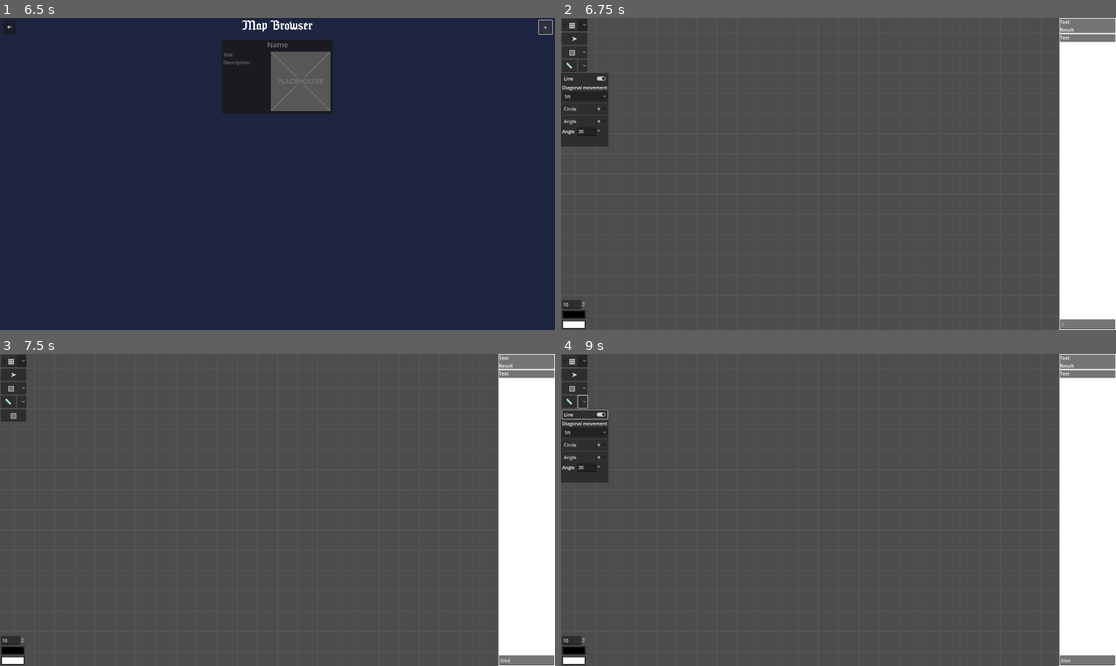
Above: before the commit, frames 1-4 (two rows, left to right).
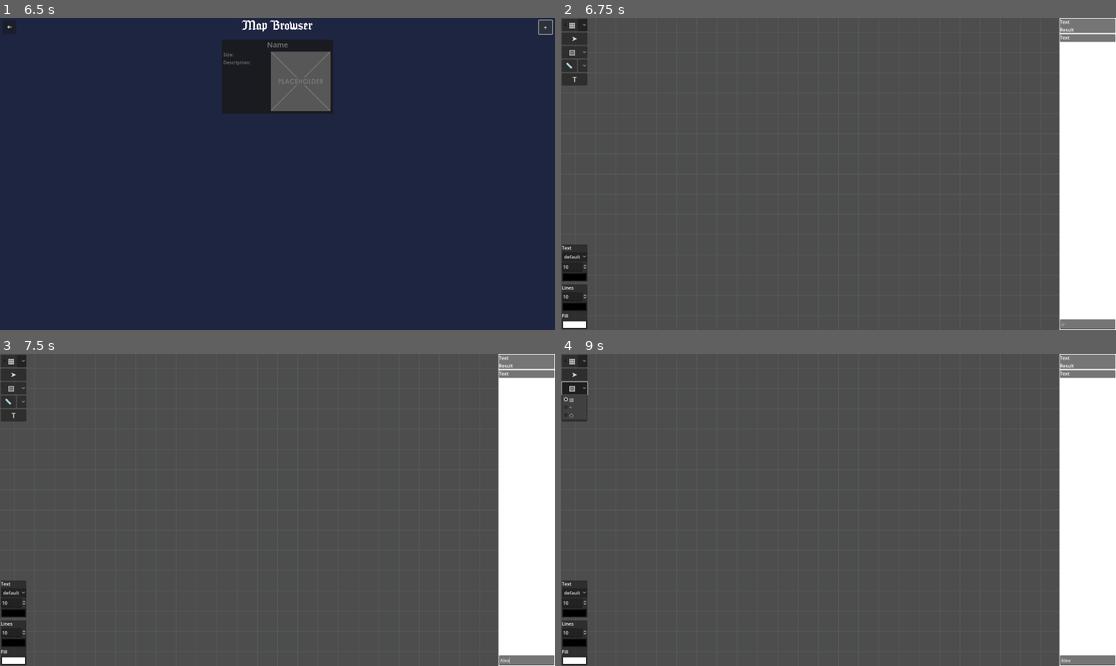
Above: after the commit, the same moments.

Repository: Khazlor/Open-VTT
Game: Godot game, scene res://scenes/main_menu.tscn
Same seed, same stepped clock (60 frames per second), same inputs: the game is played once before the commit and once after it.
Inputs (mouse positions are in pixels of both pictures, inside the frame that each line leads up to):
- Up to frame 1 (6.5 s): click "Campaigns" at 0.5 s; click "➔" at 1.25 s; click "Maps" at 2 s; click "Characters" at 2.75 s; click "Monsters" at 3.5 s; click "O" at 4.25 s; click "Campaigns" at 5 s; click "+" at 5.75 s
- Up to frame 2 (6.75 s): click (838, 77) at 6.5 s
- Up to frame 3 (7.5 s): click (527, 659) at 7.27 s; type "Alex" at 7.35 s
- Up to frame 4 (9 s): click (583, 400) at 8 s; click "▧" at 8.75 s

Frame 1 is identical in both runs. In frame 2, 2.7% of the frame differs, in the area x 0-9%, y 17-100%; in frame 3, 1.0%; in frame 4, 2.8%, in the area x 0-9%, y 8-100%.

Commit message:
basic text input and edit

Diff:
--- a/Godot/UI/map_tools.tscn
+++ b/Godot/UI/map_tools.tscn
@@ -120,7 +120,6 @@
 title = "Snap Settings"
 position = Vector2i(0, 190)
 size = Vector2i(165, 254)
-visible = true
 
 [node name="VBoxContainer" type="VBoxContainer" parent="MarginContainer/VBoxContainer/MeasurePopupPanel"]
 offset_left = 4.0
@@ -181,40 +180,89 @@
 layout_mode = 2
 text = "°"
 
-[node name="Button3" type="Button" parent="MarginContainer/VBoxContainer"]
-layout_mode = 2
-size_flags_horizontal = 3
-size_flags_vertical = 0
-mouse_filter = 1
-theme_override_font_sizes/font_size = 25
-text = "▧"
-
-[node name="MarginContainer2" type="MarginContainer" parent="."]
+[node name="Text" type="Button" parent="MarginContainer/VBoxContainer"]
+layout_mode = 2
+size_flags_horizontal = 3
+size_flags_vertical = 0
+mouse_filter = 1
+theme_override_font_sizes/font_size = 25
+text = "T"
+
+[node name="VBoxContainer" type="VBoxContainer" parent="."]
 layout_mode = 1
 anchors_preset = 2
 anchor_top = 1.0
 anchor_bottom = 1.0
-offset_top = -107.0
-offset_right = 89.0
+offset_top = -40.0
+offset_right = 40.0
 grow_vertical = 0
+
+[node name="TextOptions" type="MarginContainer" parent="VBoxContainer"]
+layout_mode = 2
+size_flags_vertical = 3
 theme_override_constants/margin_left = 3
 theme_override_constants/margin_top = 3
 theme_override_constants/margin_right = 3
 theme_override_constants/margin_bottom = 3
 
-[node name="VBoxContainer" type="VBoxContainer" parent="MarginContainer2"]
-layout_mode = 2
-size_flags_horizontal = 3
-
-[node name="SpinBox" type="SpinBox" parent="MarginContainer2/VBoxContainer"]
+[node name="Panel" type="PanelContainer" parent="VBoxContainer/TextOptions"]
+layout_mode = 2
+
+[node name="VBoxContainer" type="VBoxContainer" parent="VBoxContainer/TextOptions/Panel"]
+layout_mode = 2
+size_flags_horizontal = 3
+
+[node name="Text" type="Label" parent="VBoxContainer/TextOptions/Panel/VBoxContainer"]
+layout_mode = 2
+text = "Text"
+
+[node name="FontOptionButton" type="OptionButton" parent="VBoxContainer/TextOptions/Panel/VBoxContainer"]
+layout_mode = 2
+item_count = 1
+selected = 0
+popup/item_0/text = "default"
+popup/item_0/id = 0
+
+[node name="FontSizeSpinBox" type="SpinBox" parent="VBoxContainer/TextOptions/Panel/VBoxContainer"]
 layout_mode = 2
 value = 10.0
 
-[node name="ColorPickerButton" type="ColorPickerButton" parent="MarginContainer2/VBoxContainer"]
+[node name="FontColorPickerButton" type="ColorPickerButton" parent="VBoxContainer/TextOptions/Panel/VBoxContainer"]
 layout_mode = 2
 text = "C1"
 
-[node name="ColorPickerButton2" type="ColorPickerButton" parent="MarginContainer2/VBoxContainer"]
+[node name="LineOptions" type="MarginContainer" parent="VBoxContainer"]
+layout_mode = 2
+size_flags_vertical = 3
+theme_override_constants/margin_left = 3
+theme_override_constants/margin_top = 3
+theme_override_constants/margin_right = 3
+theme_override_constants/margin_bottom = 3
+
+[node name="Panel" type="PanelContainer" parent="VBoxContainer/LineOptions"]
+layout_mode = 2
+
+[node name="VBoxContainer" type="VBoxContainer" parent="VBoxContainer/LineOptions/Panel"]
+layout_mode = 2
+size_flags_horizontal = 3
+
+[node name="LinesLabel" type="Label" parent="VBoxContainer/LineOptions/Panel/VBoxContainer"]
+layout_mode = 2
+text = "Lines"
+
+[node name="LineSpinBox" type="SpinBox" parent="VBoxContainer/LineOptions/Panel/VBoxContainer"]
+layout_mode = 2
+value = 10.0
+
+[node name="LineColorPickerButton" type="ColorPickerButton" parent="VBoxContainer/LineOptions/Panel/VBoxContainer"]
+layout_mode = 2
+text = "C1"
+
+[node name="FillLabel" type="Label" parent="VBoxContainer/LineOptions/Panel/VBoxContainer"]
+layout_mode = 2
+text = "Fill"
+
+[node name="FillColorPickerButton" type="ColorPickerButton" parent="VBoxContainer/LineOptions/Panel/VBoxContainer"]
 layout_mode = 2
 text = "C2"
 color = Color(1, 1, 1, 1)
@@ -234,9 +282,15 @@
 [connection signal="toggled" from="MarginContainer/VBoxContainer/MeasurePopupPanel/VBoxContainer/MeasureCircleRadio" to="." method="_on_measure_circle_radio_toggled"]
 [connection signal="toggled" from="MarginContainer/VBoxContainer/MeasurePopupPanel/VBoxContainer/MeasureAngleRadio" to="." method="_on_measure_angle_radio_toggled"]
 [connection signal="text_changed" from="MarginContainer/VBoxContainer/MeasurePopupPanel/VBoxContainer/HBoxContainer/MeasureAngleLineEdit" to="." method="_on_line_edit_text_changed"]
-[connection signal="focus_entered" from="MarginContainer2/VBoxContainer/SpinBox" to="." method="_on_spin_box_focus_entered"]
-[connection signal="value_changed" from="MarginContainer2/VBoxContainer/SpinBox" to="." method="_on_spin_box_value_changed"]
-[connection signal="popup_closed" from="MarginContainer2/VBoxContainer/ColorPickerButton" to="." method="_on_color_picker_button_popup_closed"]
-[connection signal="pressed" from="MarginContainer2/VBoxContainer/ColorPickerButton" to="." method="_on_color_picker_button_pressed"]
-[connection signal="popup_closed" from="MarginContainer2/VBoxContainer/ColorPickerButton2" to="." method="_on_color_picker_button_2_popup_closed"]
-[connection signal="pressed" from="MarginContainer2/VBoxContainer/ColorPickerButton2" to="." method="_on_color_picker_button_2_pressed"]
+[connection signal="pressed" from="MarginContainer/VBoxContainer/Text" to="." method="_on_text_pressed"]
+[connection signal="item_selected" from="VBoxContainer/TextOptions/Panel/VBoxContainer/FontOptionButton" to="." method="_on_font_option_button_item_selected"]
+[connection signal="focus_entered" from="VBoxContainer/TextOptions/Panel/VBoxContainer/FontSizeSpinBox" to="." method="_on_spin_box_focus_entered"]
+[connection signal="value_changed" from="VBoxContainer/TextOptions/Panel/VBoxContainer/FontSizeSpinBox" to="." method="_on_font_size_spin_box_value_changed"]
+[connection signal="popup_closed" from="VBoxContainer/TextOptions/Panel/VBoxContainer/FontColorPickerButton" to="." method="_on_font_color_picker_button_popup_closed"]
+[connection signal="pressed" from="VBoxContainer/TextOptions/Panel/VBoxContainer/FontColorPickerButton" to="." method="_on_color_picker_button_pressed"]
+[connection signal="focus_entered" from="VBoxContainer/LineOptions/Panel/VBoxContainer/LineSpinBox" to="." method="_on_spin_box_focus_entered"]
+[connection signal="value_changed" from="VBoxContainer/LineOptions/Panel/VBoxContainer/LineSpinBox" to="." method="_on_line_spin_box_value_changed"]
+[connection signal="popup_closed" from="VBoxContainer/LineOptions/Panel/VBoxContainer/LineColorPickerButton" to="." method="_on_line_color_picker_button_popup_closed"]
+[connection signal="pressed" from="VBoxContainer/LineOptions/Panel/VBoxContainer/LineColorPickerButton" to="." method="_on_color_picker_button_pressed"]
+[connection signal="popup_closed" from="VBoxContainer/LineOptions/Panel/VBoxContainer/FillColorPickerButton" to="." method="_on_fill_color_picker_button_popup_closed"]
+[connection signal="pressed" from="VBoxContainer/LineOptions/Panel/VBoxContainer/FillColorPickerButton" to="." method="_on_color_picker_button_2_pressed"]
--- a/Godot/project.godot
+++ b/Godot/project.godot
@@ -24,6 +24,7 @@
 
 window/size/viewport_width=1920
 window/size/viewport_height=1080
+window/size/mode=2
 window/stretch/aspect="expand"
 
 [input]
--- a/Godot/resources/globals.gd
+++ b/Godot/resources/globals.gd
@@ -10,4 +10,9 @@
 var colorBack = Color(1,1,1,1)
 var lineWidth = 10
 
+var fontName = "default"
+var font = load("res://fonts/Seagram tfb.ttf")
+var fontColor = Color(0,0,0,1)
+var fontSize = 10
+
 var mouseOverButton = false
--- a/Godot/scripts/draw.gd
+++ b/Godot/scripts/draw.gd
@@ -9,6 +9,9 @@
 var current_line: Line2D
 var current_rect: ColorRect
 var current_label: Label
+var current_textedit: TextEdit
+var currently_editing_label: Label
+var currently_editing_textedit: TextEdit
 var current_circle: CustomCircle
 var current_ellipse: CustomEllipse
 var current_arc: CustomArc
@@ -99,8 +102,10 @@
 		current_rect.set_end(Vector2(min_max_x_y.z, min_max_x_y.w))
 		current_line.position = -current_rect.position
 		current_rect = null
+
 	#select box drawing | scaling finished
 	if Input.is_action_just_released("mouseleft") and Globals.tool == "select":
+		#drag finished
 		if mouse_over_selected and !selected_creating:
 			return
 		#scaling selection finished
@@ -355,6 +360,56 @@
 					current_ellipse.size.x = current_ellipse.size.y
 				current_ellipse.queue_redraw()
 
+		if Globals.tool == "text":
+			if event is InputEventMouseButton and Input.is_mouse_button_pressed(MOUSE_BUTTON_LEFT):
+				pressed = event.pressed
+				#just pressed - create objects
+				if pressed:
+					#detect if creating new, or editing old
+					var lines_children = lines.get_children()
+					var found = 0 #0 nothing | 1 label | 2 textedit
+					for x in range(lines_children.size()):
+						var child = lines_children[-x-1]
+						if child.is_class("Label") or child.is_class("TextEdit"):
+							if child.position.x <= mouse_pos.x and child.position.y <= mouse_pos.y:
+								if child.position.x + child.size.x*child.scale.x >= mouse_pos.x:
+									if child.position.y + child.size.y*child.scale.y >= mouse_pos.y:
+										if child.is_class("Label"):
+											found = 1
+											current_label = child
+											break
+										#clicked on existing
+										found = 2
+										break
+
+					#didn't click on existing
+					if found == 0:
+						current_label = Label.new()
+						current_label.set_position(mouse_pos)
+						if Globals.fontName != "default":
+							current_label.add_theme_font_override(Globals.fontName, Globals.font)
+						current_label.add_theme_font_size_override(Globals.fontName, Globals.fontSize)
+						current_label.add_theme_color_override(Globals.fontName, Globals.fontColor)
+						current_label.text = "text"
+						lines.add_child(current_label)
+					#didn't click on existing textedit
+					if found != 2:
+						current_textedit = TextEdit.new()
+						current_textedit.position = current_label.position
+						current_textedit.text = current_label.text
+						current_label.text = ""
+						current_textedit.size = current_textedit.get_theme_font("normal_font").get_multiline_string_size(current_textedit.text)
+						current_textedit.scroll_fit_content_height = true
+						current_textedit.connect("focus_exited", _text_edit_finished)
+						current_textedit.connect("text_changed", _text_edit_text_changed)
+						lines.add_child(current_textedit)
+						current_textedit.grab_focus()
+						currently_editing_textedit = current_textedit
+						currently_editing_label = current_label
+			#moved - modify objects
+			if event is InputEventMouseMotion && pressed and Input.is_mouse_button_pressed(MOUSE_BUTTON_LEFT):
+				return
+
 		if Globals.tool == "measure":
 			if Globals.measureTool == 1: #measure line
 				if event is InputEventMouseButton and Input.is_mouse_button_pressed(MOUSE_BUTTON_LEFT):
@@ -476,6 +531,8 @@
 					selected_creating = true
 			#moved - modify objects
 			if event is InputEventMouseMotion && pressed and Input.is_mouse_button_pressed(MOUSE_BUTTON_LEFT):
+				if $Select.get_child_count() == 0:
+					return
 				#drag - move objects
 				if mouse_over_selected and !selected_creating and !selected_scaling:
 					var relative_offset = event.relative/get_node("../Camera2D").zoom
@@ -743,3 +800,14 @@
 		style.texture = tex
 		current_panel.add_theme_stylebox_override("panel", style)
 		lines.add_child(current_panel)
+
+
+func _text_edit_finished():
+	selected.clear()
+	currently_editing_label.text = currently_editing_textedit.text
+	lines.remove_child(currently_editing_textedit)
+	if currently_editing_label.text.is_empty():
+		lines.remove_child(currently_editing_label)
+
+func _text_edit_text_changed():
+	current_textedit.size = current_textedit.get_theme_font("normal_font").get_multiline_string_size(current_textedit.text) + Vector2(20, current_textedit.get_theme_font("normal_font").get_height(Globals.fontSize))
--- a/Godot/scripts/map_tools.gd
+++ b/Godot/scripts/map_tools.gd
@@ -16,22 +16,6 @@
 		Globals.tool = "lines"
 	elif index == 2:
 		Globals.tool = "circle"
-
-
-func _on_color_picker_button_popup_closed():
-	Globals.colorLines = $MarginContainer2/VBoxContainer/ColorPickerButton.color
-	get_node("MarginContainer/VBoxContainer/Draw").grab_focus()
-
-
-func _on_color_picker_button_2_popup_closed():
-	Globals.colorBack = $MarginContainer2/VBoxContainer/ColorPickerButton2.color
-	get_node("MarginContainer/VBoxContainer/Draw").grab_focus()
-
-
-func _on_spin_box_value_changed(value):
-	Globals.lineWidth = $MarginContainer2/VBoxContainer/SpinBox.value
-	get_node("MarginContainer/VBoxContainer/Draw").grab_focus()
-
 
 func _on_margin_container_mouse_entered():
 	Globals.mouseOverButton = true
@@ -69,15 +53,13 @@
 
 
 func _on_measure_options_pressed():
+	Globals.tool = "measure"
 	$MarginContainer/VBoxContainer/MeasurePopupPanel.visible = not $MarginContainer/VBoxContainer/MeasurePopupPanel.visible
 	$MarginContainer/VBoxContainer/HBoxContainer/MeasureOptions.get_popup().visible = false
 
 
 func _on_measure_pressed():
 	Globals.tool = "measure"
-
-
-
 
 func _on_measure_line_radio_toggled(button_pressed):
 	if button_pressed:
@@ -96,3 +78,31 @@
 
 func _on_line_edit_text_changed(new_text):
 	Globals.measureAngle = int($MarginContainer/VBoxContainer/MeasurePopupPanel/VBoxContainer/HBoxContainer/MeasureAngleLineEdit.text)
+
+
+func _on_text_pressed():
+	Globals.tool = "text"
+
+
+func _on_font_option_button_item_selected(index):
+	Globals.font = $VBoxContainer/TextOptions/Panel/VBoxContainer/FontOptionButton.get_item_text(index) # Replace with function body.
+
+
+func _on_font_size_spin_box_value_changed(value):
+	Globals.fontSize = value
+
+
+func _on_font_color_picker_button_popup_closed():
+	Globals.fontColor = $VBoxContainer/TextOptions/Panel/VBoxContainer/FontColorPickerButton.color
+
+
+func _on_line_spin_box_value_changed(value):
+	Globals.lineWidth = value
+
+
+func _on_line_color_picker_button_popup_closed():
+	Globals.colorLines = $VBoxContainer/LineOptions/Panel/VBoxContainer/LineColorPickerButton.color
+
+
+func _on_fill_color_picker_button_popup_closed():
+	Globals.colorBack = $VBoxContainer/LineOptions/Panel/VBoxContainer/FillColorPickerButton.color
